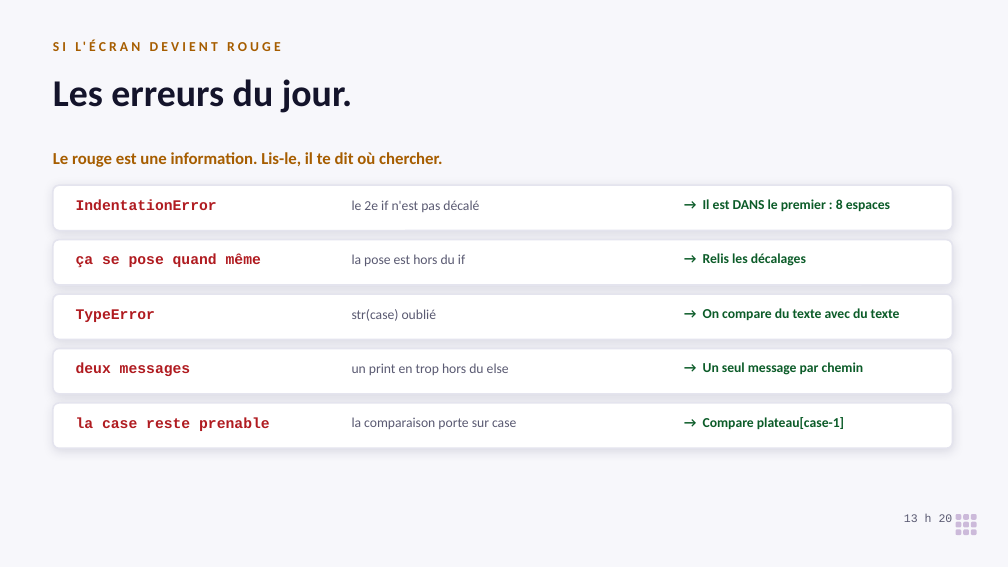
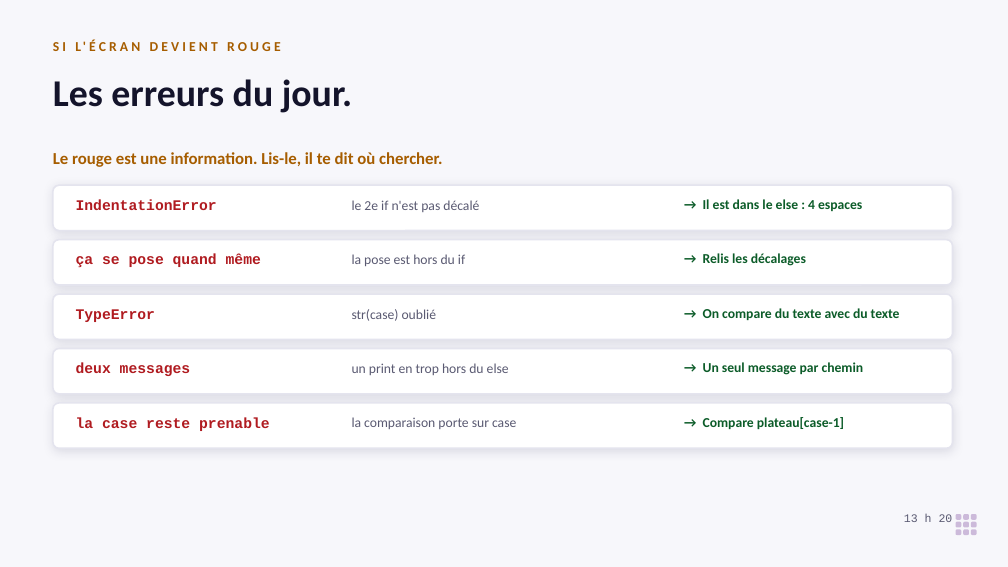
Before and after one commit to koffipierredamien/python-learning, a slide deck: slide 13 of 2-seances/S07-la-case-occupee/a-projeter/seance-7-projection.pptx. Drawn at 1008x567 pixels with LibreOffice and Linux fonts; fonts in the diff are those of the drawing. Boxes give left, top, right and bottom in pixels: in the first picture for what was removed or moved away, otherwise in the second. Text is boxed around its words. In the diff, an @@ line names an element or a change of style, - is before the commit and + after.

```diff
--- a/2-seances/S07-la-case-occupee/a-projeter/seance-7-projection.pptx
+++ b/2-seances/S07-la-case-occupee/a-projeter/seance-7-projection.pptx
@@ text at box(703, 199, 862, 211): text changed @@
-→ Il est DANS le premier : 8 espaces
+→ Il est dans le else : 4 espaces
```
Also in this commit, not shown: 54 other files.
